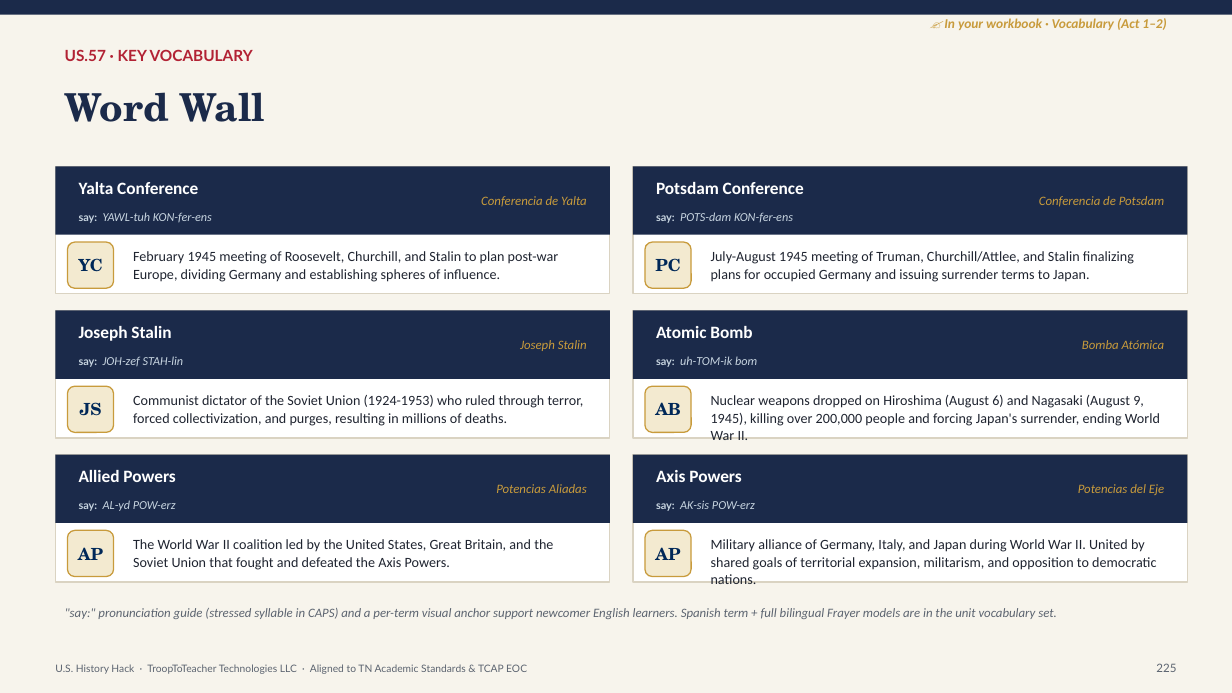
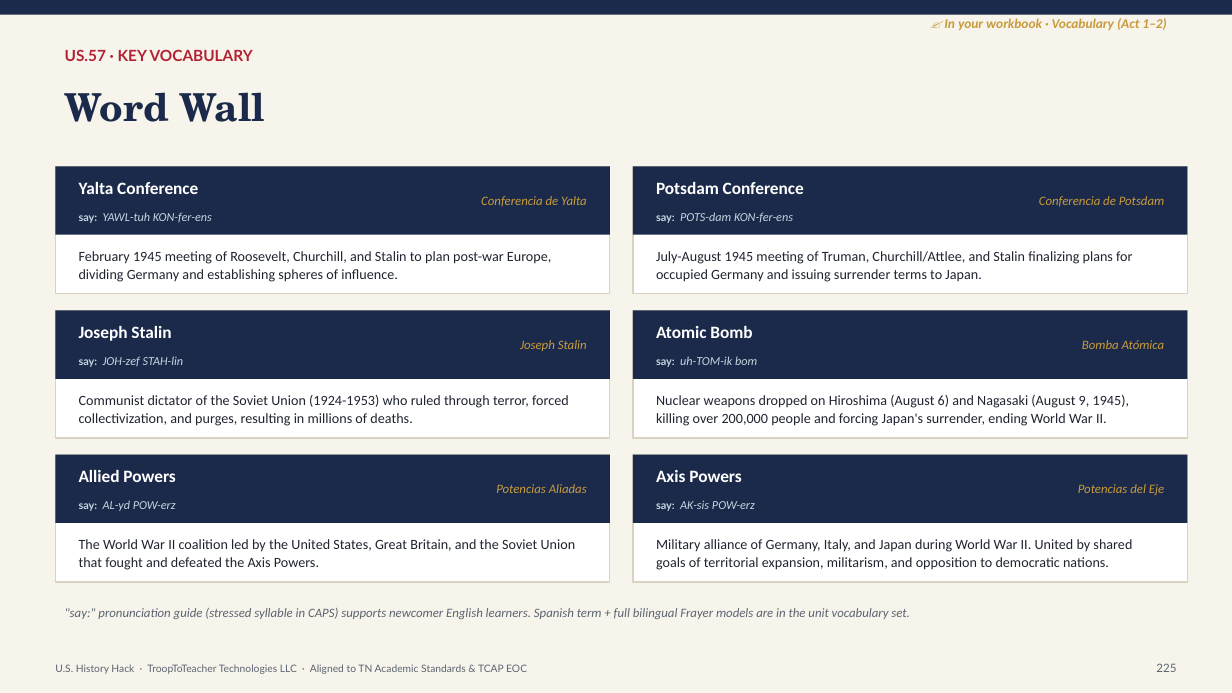
Before and after one commit to Trooptoteacher/trooptoteacher-history, a slide deck: slide 226 of 00_START_HERE/UNIT6_DECKS_BUILD/Unit6_Teacher_Deck_CourseStandard.pptx. Drawn at 1232x693 pixels with LibreOffice and Linux fonts; fonts in the diff are those of the drawing. Boxes give left, top, right and bottom in pixels: in the first picture for what was removed or moved away, otherwise in the second. Text is boxed around its words. In the diff, an @@ line names an element or a change of style, - is before the commit and + after.

```diff
--- a/00_START_HERE/UNIT6_DECKS_BUILD/Unit6_Teacher_Deck_CourseStandard.pptx
+++ b/00_START_HERE/UNIT6_DECKS_BUILD/Unit6_Teacher_Deck_CourseStandard.pptx
@@ rounded rectangle removed at (x1=67, y1=242, x2=114, y2=288) @@
@@ text "February 1945 meeting of Roosevelt, ..." rewrapped from (x1=133, y1=251, x2=559, y2=282) to (x1=79, y1=251, x2=551, y2=282) @@
@@ text removed at (x1=78, y1=258, x2=102, y2=272) @@
-YC
@@ rounded rectangle removed at (x1=645, y1=242, x2=691, y2=288) @@
@@ text "July-August 1945 meeting of Truman, ..." rewrapped from (x1=711, y1=251, x2=1134, y2=282) to (x1=656, y1=251, x2=1132, y2=282) @@
@@ text removed at (x1=655, y1=258, x2=681, y2=272) @@
-PC
@@ rounded rectangle removed at (x1=67, y1=386, x2=114, y2=433) @@
@@ text "Communist dictator of the Soviet ..." rewrapped from (x1=133, y1=395, x2=584, y2=426) to (x1=79, y1=395, x2=569, y2=426) @@
@@ rounded rectangle removed at (x1=645, y1=386, x2=691, y2=433) @@
@@ text "Nuclear weapons dropped on Hiroshima ..." rewrapped from (x1=711, y1=395, x2=1160, y2=426) to (x1=656, y1=395, x2=1129, y2=426) @@
@@ text removed at (x1=80, y1=402, x2=102, y2=416) @@
-JS
@@ text removed at (x1=655, y1=402, x2=681, y2=415) @@
-AB
@@ rounded rectangle removed at (x1=67, y1=531, x2=114, y2=577) @@
@@ text "The World War II coalition ..." rewrapped from (x1=133, y1=539, x2=553, y2=570) to (x1=79, y1=539, x2=576, y2=570) @@
@@ rounded rectangle removed at (x1=645, y1=531, x2=691, y2=577) @@
@@ text "Military alliance of Germany, Italy, ..." rewrapped from (x1=711, y1=539, x2=1156, y2=584) to (x1=656, y1=539, x2=1132, y2=570) @@
@@ text removed at (x1=78, y1=547, x2=103, y2=560) @@
-AP
@@ text removed at (x1=655, y1=547, x2=680, y2=560) @@
-AP
@@ text at (x1=65, y1=608, x2=910, y2=619): text changed @@
-"say:" pronunciation guide (stressed syllable in CAPS) and a per-term visual anchor support newcomer English learners. Spanish term + full bilingual Frayer models are in the unit vocabulary set.
+"say:" pronunciation guide (stressed syllable in CAPS) supports newcomer English learners. Spanish term + full bilingual Frayer models are in the unit vocabulary set.
```
Also in this commit, not shown: 13 other slides changed, 1 other file.
